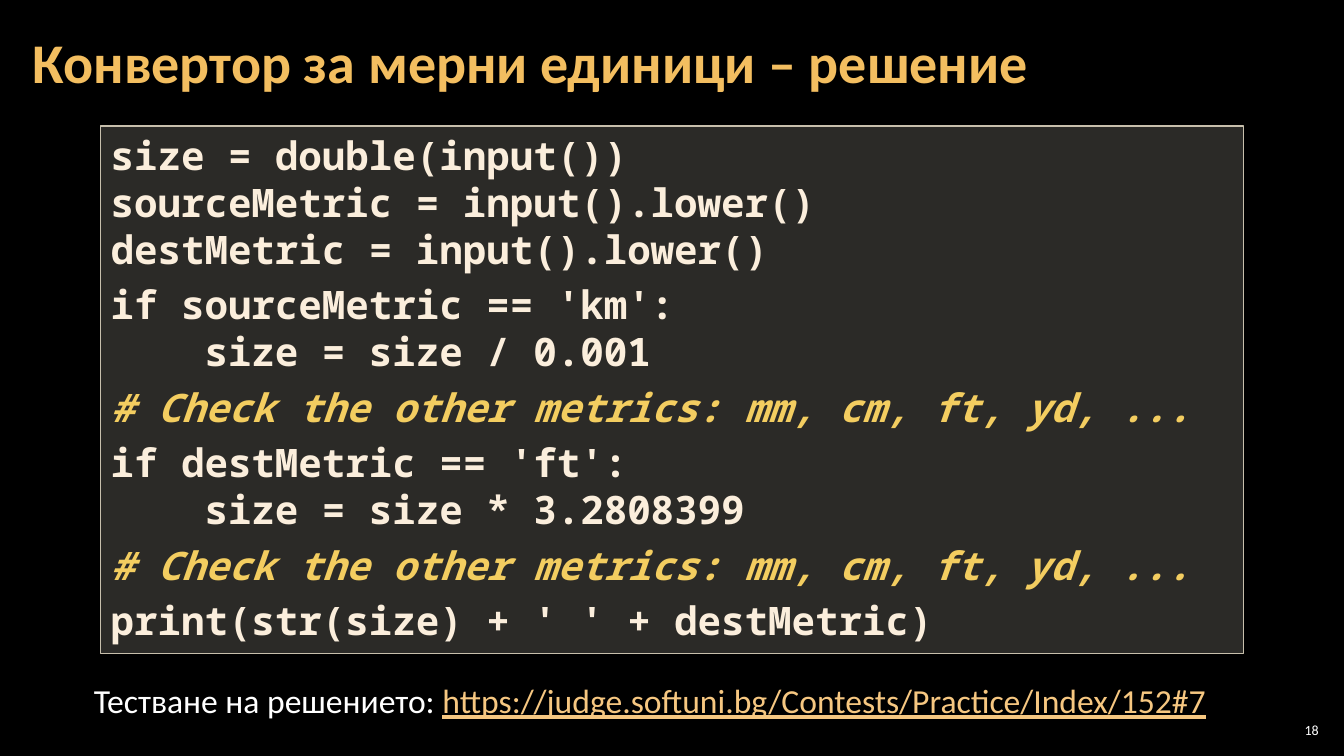
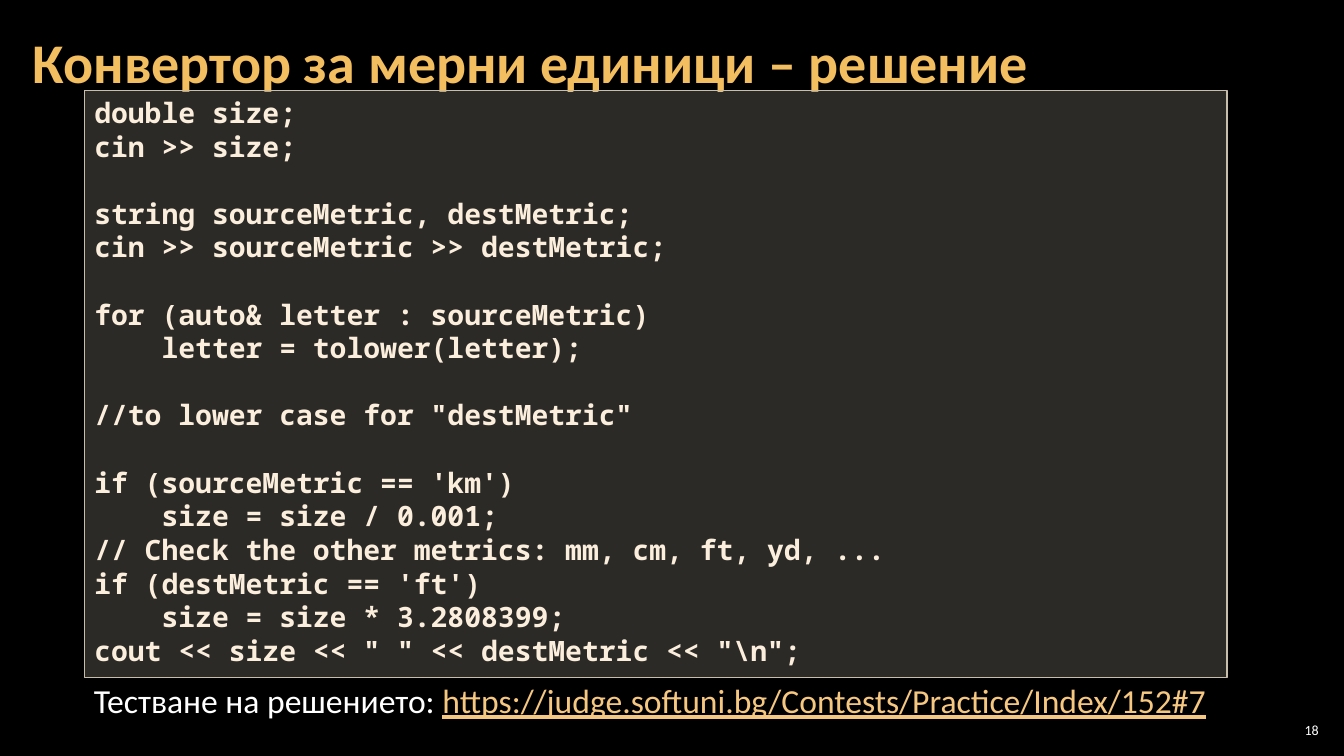
Before and after one commit to Software-University/C-plus-plus, a slide deck: slide 18 of 3. Simple-Conditions/3. Simple-Conditions.pptx. Drawn at 1344x756 pixels with LibreOffice and Linux fonts; fonts in the diff are those of the drawing; background and template pictures are left out. Boxes give left, top, right and bottom in pixels: in the first picture for what was removed or moved away, otherwise in the second. Text is boxed around its words. In the diff, an @@ line names an element or a change of style, - is before the commit and + after.

```diff
--- a/3. Simple-Conditions/3. Simple-Conditions.pptx
+++ b/3. Simple-Conditions/3. Simple-Conditions.pptx
@@ rectangle "double size;": place and size @@
-rectangle "double size;" at [101, 126, 1243, 653]
+rectangle "double size;" at [85, 91, 1227, 678]
@@ text in rectangle at [94, 101, 817, 666]: text changed; size 28 to 20 pt @@
-size = double(input())
-sourceMetric = input().lower()
-destMetric = input().lower()
-if sourceMetric == 'km':
-size = size / 0.001
-# Check the other metrics: mm, cm, ft, yd, ...
-if destMetric == 'ft':
-size = size * 3.2808399
-# Check the other metrics: mm, cm, ft, yd, ...
-print(str(size) + ' ' + destMetric)
+double size;
+cin >> size;
+string sourceMetric, destMetric;
+cin >> sourceMetric >> destMetric;
+for (auto& letter : sourceMetric)
+letter = tolower(letter);
+//to lower case for "destMetric"
+if (sourceMetric == 'km')
+size = size / 0.001;
+// Check the other metrics: mm, cm, ft, yd, ...
+if (destMetric == 'ft')
+size = size * 3.2808399;
+cout << size << " " << destMetric << "\n";
```
Also in this commit, not shown: 13 other slides changed, 1 other file.
